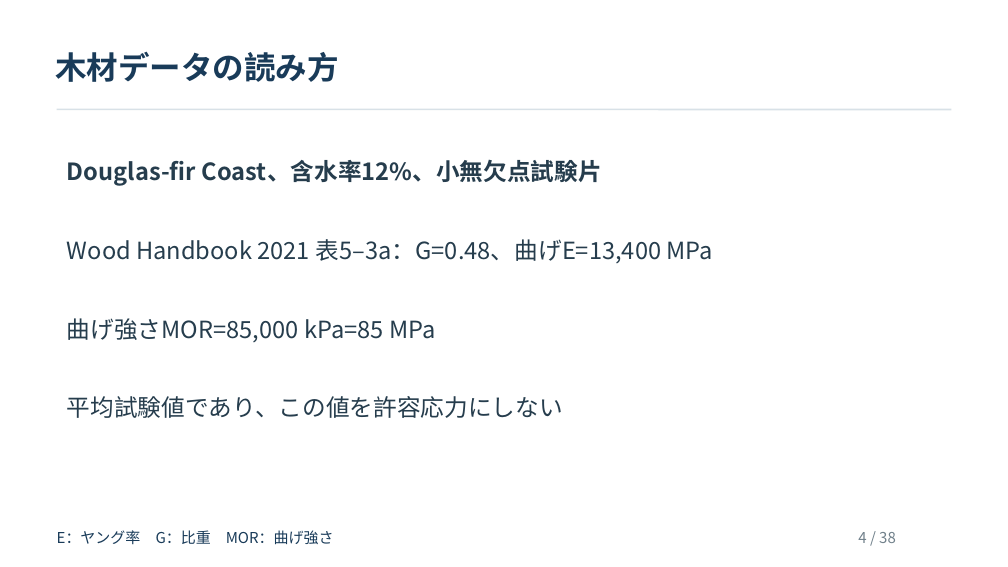
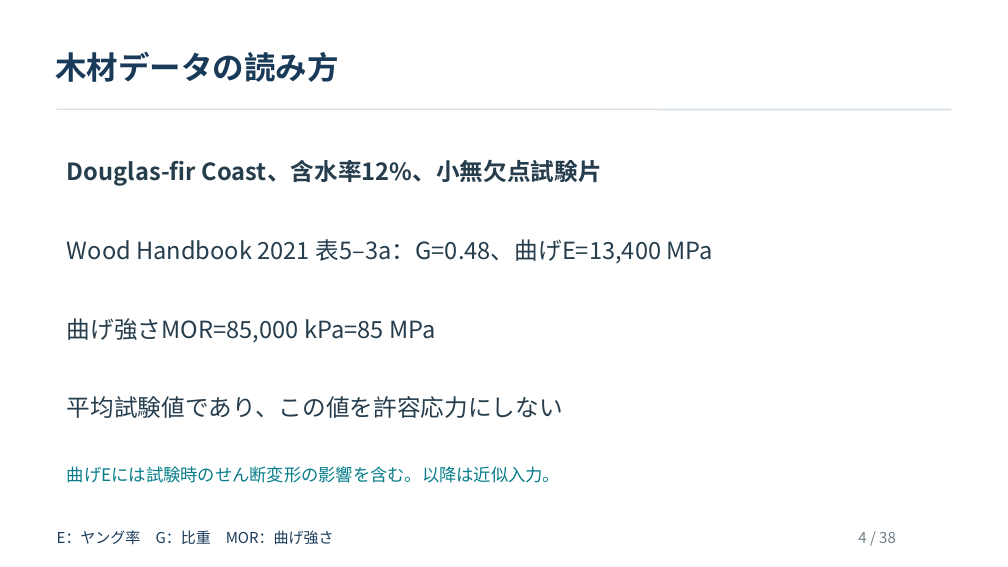
Before and after one commit to zooc-14calbp/industrial-materials-course, a slide deck: slide 4 of 学生用/第11回/11_授業スライド.pptx. Drawn at 1008x567 pixels with LibreOffice and Linux fonts; fonts in the diff are those of the drawing. Boxes give left, top, right and bottom in pixels: in the first picture for what was removed or moved away, otherwise in the second. Text is boxed around its words. In the diff, an @@ line names an element or a change of style, - is before the commit and + after.

```diff
--- a/学生用/第11回/11_授業スライド.pptx
+++ b/学生用/第11回/11_授業スライド.pptx
@@ text added at [67, 466, 560, 483], 16.5 pt, text #087E8B @@
+曲げEには試験時のせん断変形の影響を含む。以降は近似入力。
```
Also in this commit, not shown: 5 other slides changed, 10 other files.
